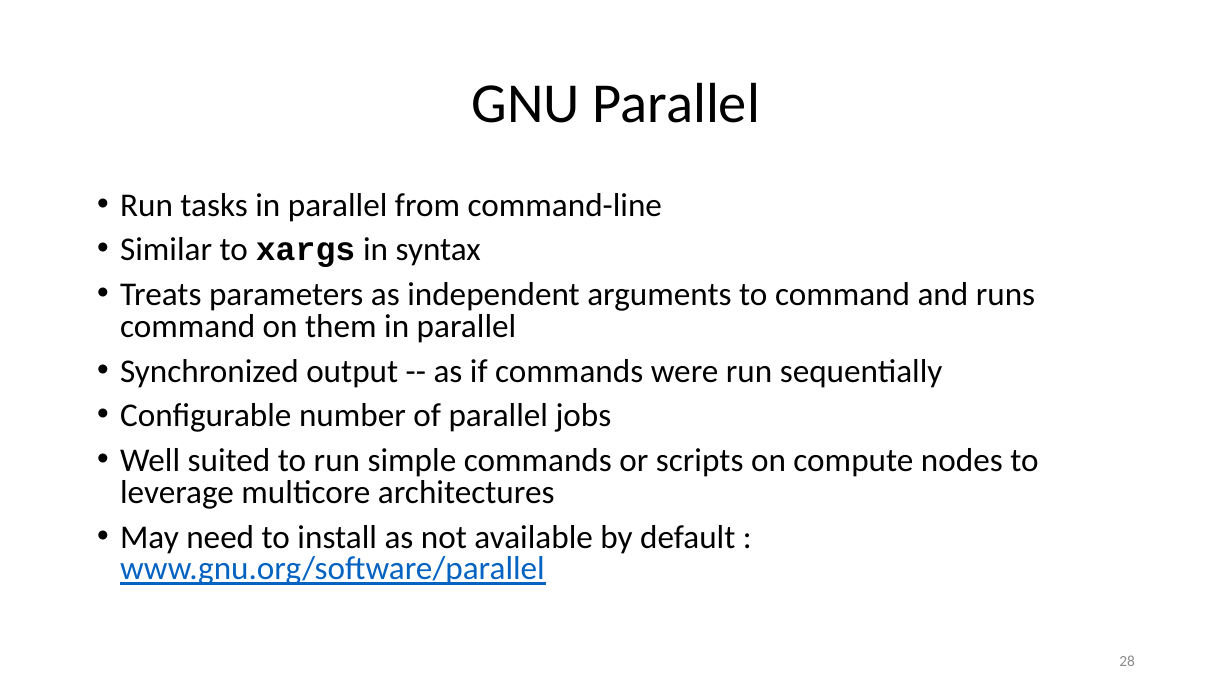
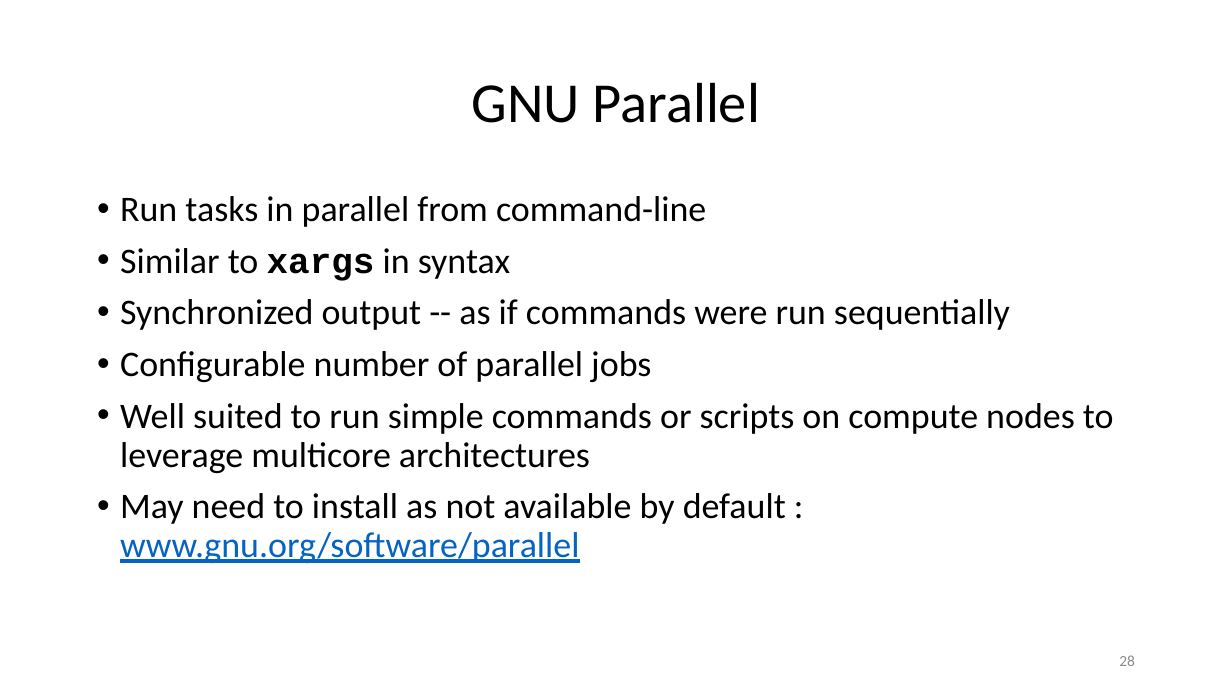
Before and after one commit to ketancmaheshwari/lisa19, a slide deck: slide 28 of lpt_LISA.pptx. Drawn at 1232x693 pixels with LibreOffice and Linux fonts; fonts in the diff are those of the drawing. Boxes give left, top, right and bottom in pixels: in the first picture for what was removed or moved away, otherwise in the second. Text is boxed around its words. In the diff, an @@ line names an element or a change of style, - is before the commit and + after.

```diff
--- a/lpt_LISA.pptx
+++ b/lpt_LISA.pptx
@@ text "Run tasks in parallel from ..." at box(120, 196, 1114, 563): size 19.4 to 21 pt; line spacing 0.8 to 0.9 @@
@@ text at box(120, 282, 1035, 343): paragraph removed @@
-• Treats parameters as independent arguments to command and runs command on them in parallel
```
Also in this commit, not shown: 1 other file.
